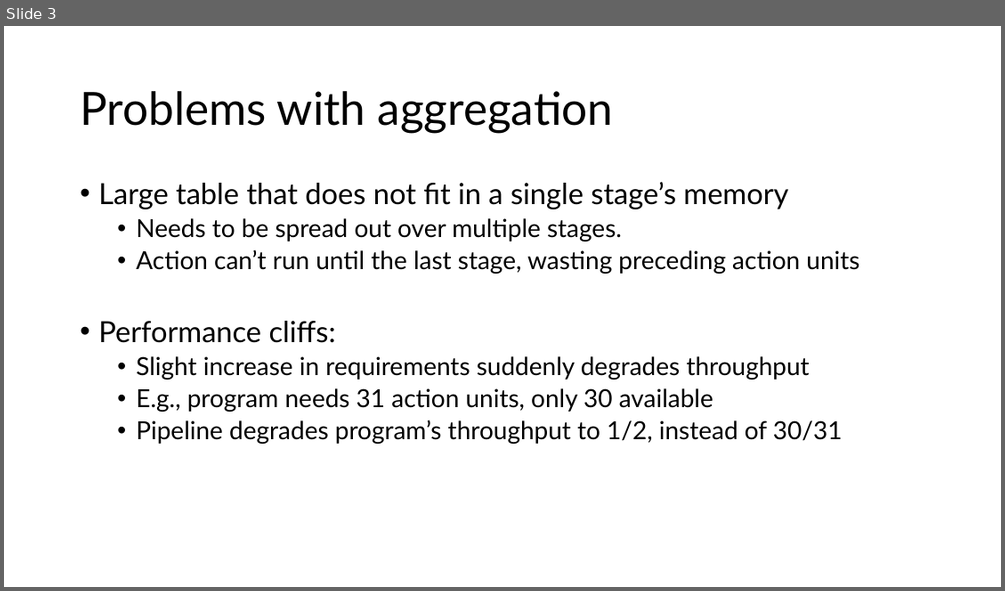
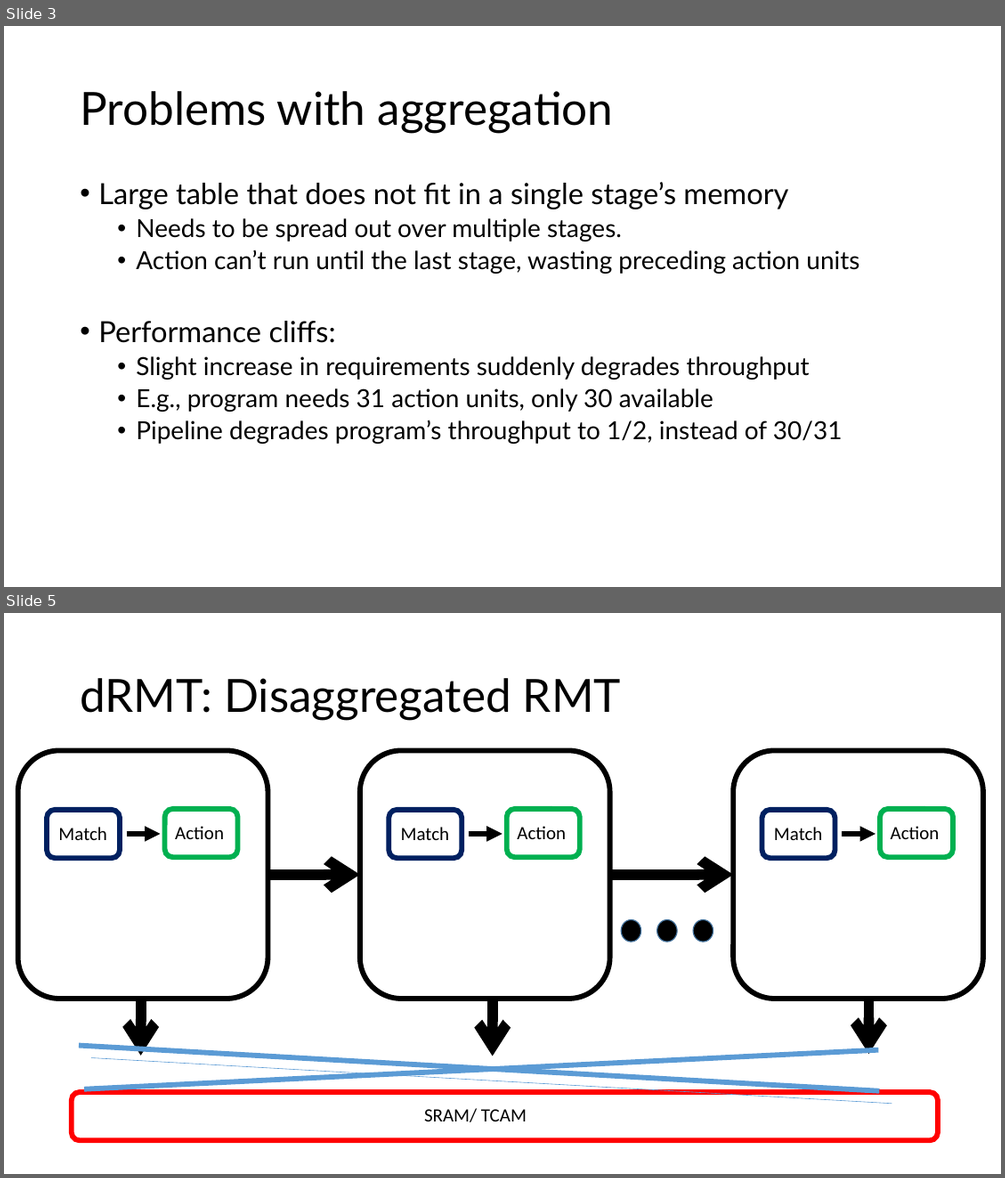
Before and after one commit to anirudhSK/drmt_talk, a slide deck: drmt.pptx. Shown one above the other, each under a label of ours: slide 3 before the commit, slides 3 and 5 after it; the slides between them are not shown. The pictures are 1005x591 and 1005x1178 pixels, drawn with LibreOffice and Linux fonts; fonts in the diff are those of the drawing. Boxes give left, top, right and bottom in pixels: in the first picture for what was removed or moved away, otherwise in the second. Text is boxed around its words. In the diff, an @@ line names an element or a change of style, - is before the commit and + after.

```diff
--- a/drmt.pptx
+++ b/drmt.pptx
@@ slide 5 added at (4, 613, 1001, 1174), background #FFFFFF @@
@@ title added at (80, 678, 621, 720), 44 pt, text #000000 @@
+dRMT: Disaggregated RMT
@@ rounded rectangle added at (18, 751, 268, 999), outline #000000 5 pt @@
@@ rounded rectangle added at (47, 810, 120, 859), outline #002060 5 pt @@
@@ rounded rectangle added at (165, 809, 238, 858), outline #00B050 5 pt @@
@@ text added at (175, 826, 224, 839), 18 pt, text #000000 @@
+Action
@@ group added at (360, 751, 610, 999): 3 rounded rectangles, 2 texts, 1 arrow @@
+Match
+Action
@@ group added at (733, 751, 983, 999): 3 rounded rectangles, 2 texts, 1 arrow @@
+Match
+Action
@@ text added at (58, 827, 106, 840), 18 pt, text #000000 @@
+Match
@@ arrow added from (127, 834) to (161, 834), #000000 5 pt @@
@@ arrow added from (268, 875) to (360, 875), #000000 10 pt @@
@@ arrow added from (610, 875) to (733, 875), #000000 10 pt @@
@@ ellipse added at (621, 919, 641, 941), fill #000000, outline #43739E 1 pt @@
@@ ellipse added at (657, 919, 677, 941), fill #000000, outline #43739E 1 pt @@
@@ ellipse added at (694, 919, 713, 941), fill #000000, outline #43739E 1 pt @@
@@ arrow added from (141, 1000) to (141, 1055), #000000 10 pt @@
@@ arrow added from (493, 1000) to (493, 1055), #000000 10 pt @@
@@ arrow added from (869, 999) to (869, 1054), #000000 10 pt @@
@@ line added from (79, 1046) to (880, 1091), #5B9BD5 5 pt @@
@@ line added from (84, 1089) to (879, 1050), #5B9BD5 5 pt @@
@@ line added from (91, 1058) to (891, 1103), #5B9BD5 0.5 pt @@
@@ rounded rectangle added at (72, 1093, 938, 1141), outline #FF0000 5 pt @@
@@ text added at (424, 1108, 526, 1122), 18 pt, text #000000 @@
+SRAM/ TCAM
```
Also in this commit, not shown: 1 slide changed, 4 other slides added.
